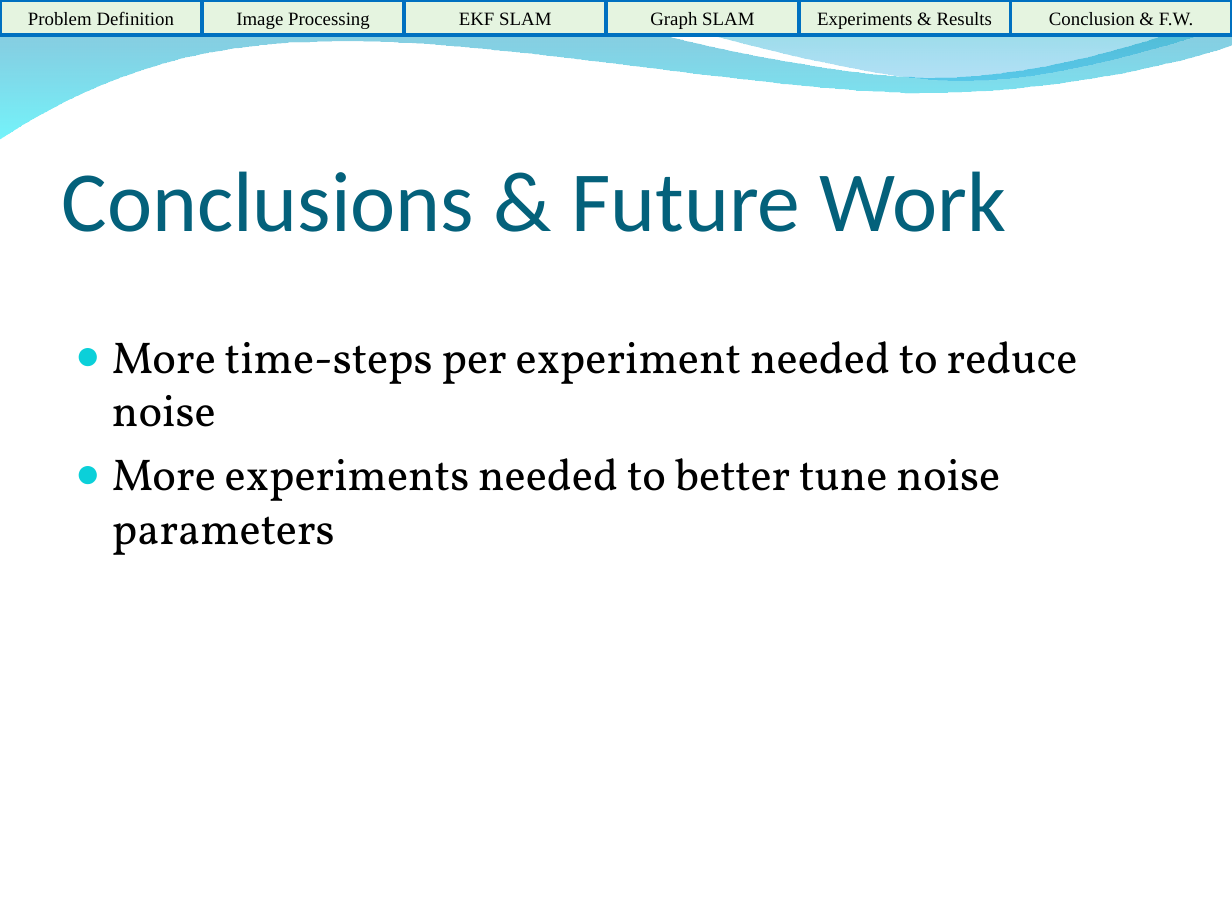
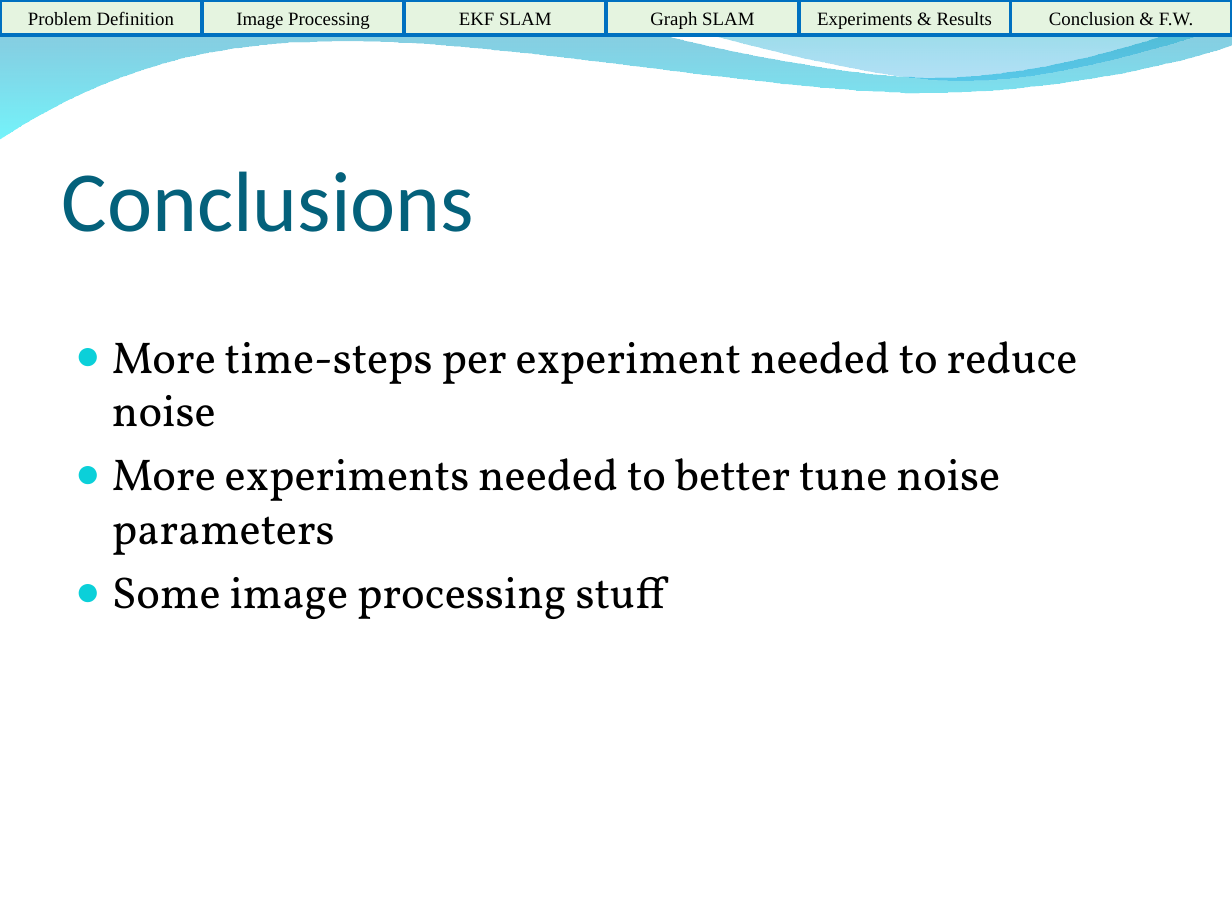
Before and after one commit to HerkyJerky/NAO-ALPHA-AS-FUCK-ROBOTS, a slide deck: slide 16 of Presentation Parts/Final Presentation.ppt. Drawn at 1232x924 pixels with LibreOffice and Linux fonts; fonts in the diff are those of the drawing; background and template pictures are left out. Boxes give left, top, right and bottom in pixels: in the first picture for what was removed or moved away, otherwise in the second. Text is boxed around its words. In the diff, an @@ line names an element or a change of style, - is before the commit and + after.

```diff
--- a/Presentation Parts/Final Presentation.ppt
+++ b/Presentation Parts/Final Presentation.ppt
@@ title at (x1=62, y1=171, x2=475, y2=232): text changed @@
-Conclusions & Future Work
+Conclusions
@@ text at (x1=112, y1=576, x2=665, y2=619): paragraph added @@
+● Some image processing stuff
```
Also in this commit, not shown: 2 other slides changed, 1 slide added.
